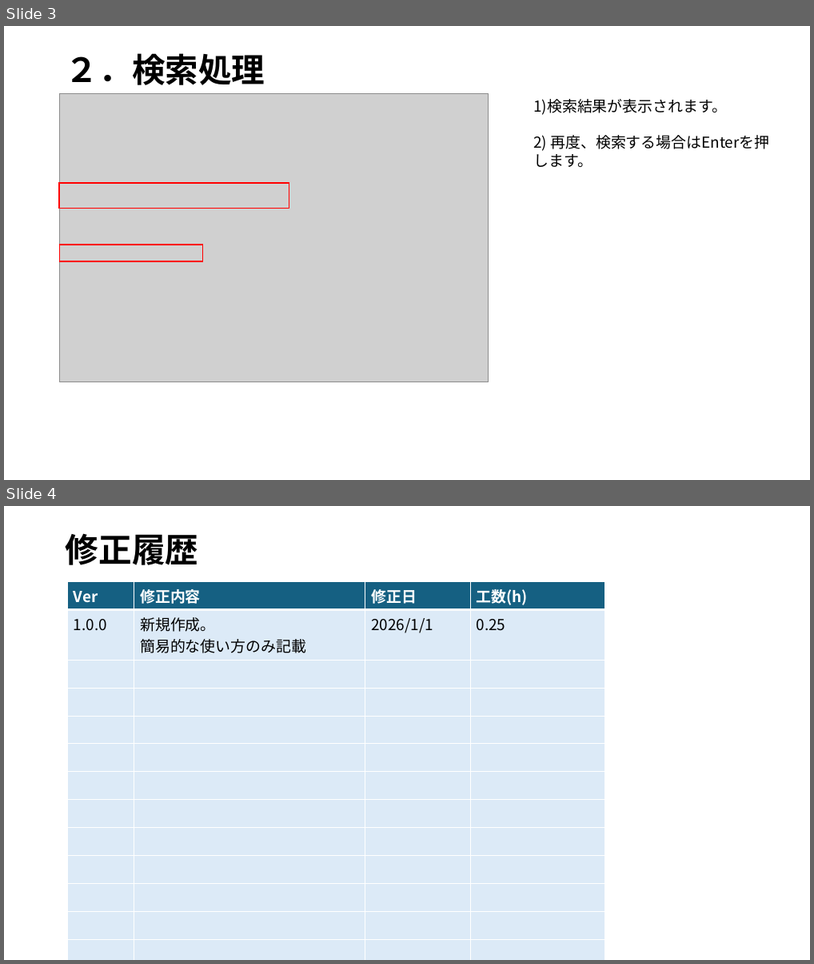
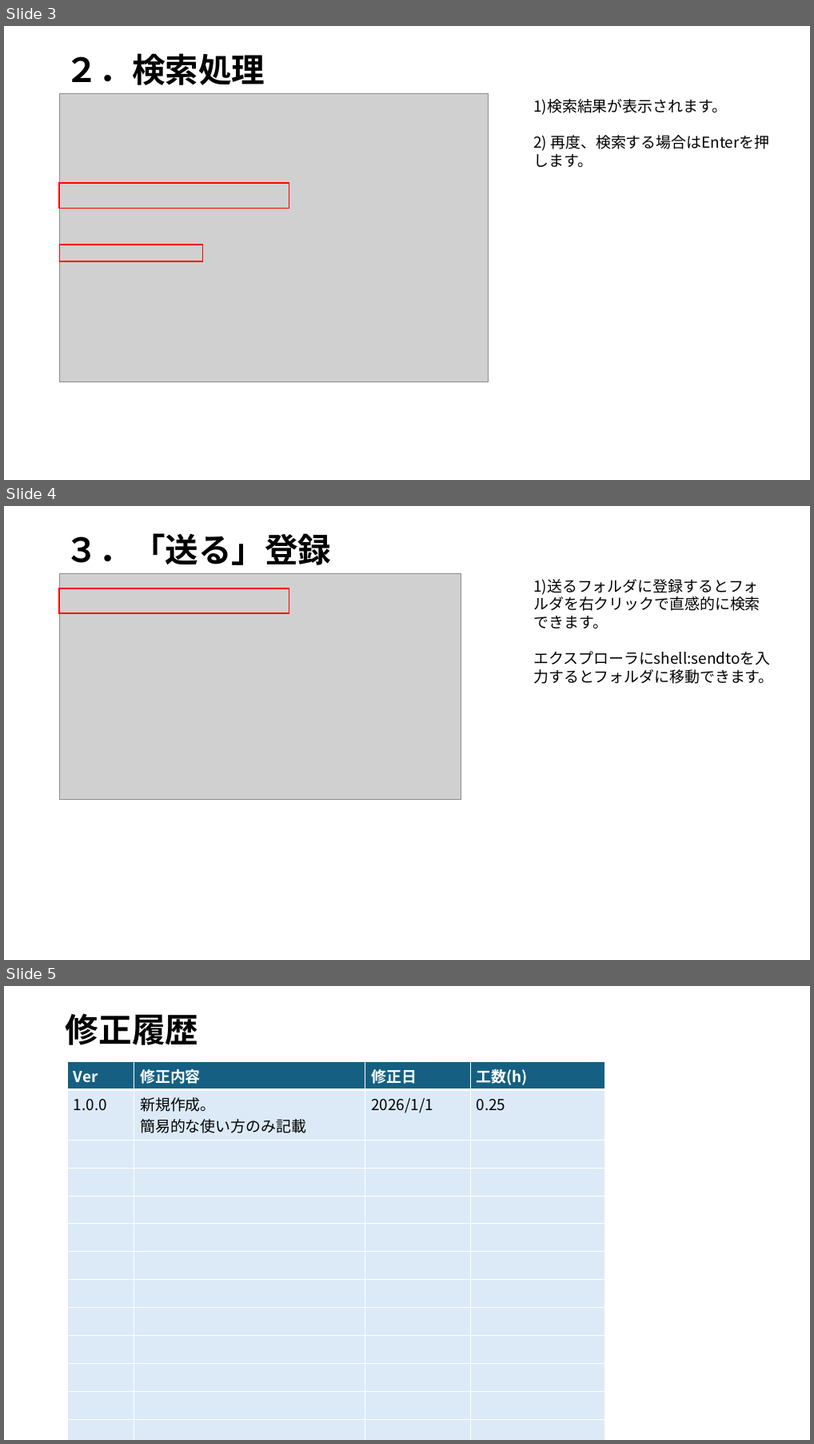
Before and after one commit to Test-Information/portfolio, a slide deck: 01_FileNameSearch/docs/01_How_to_use.pptx. Shown one above the other, each under a label of ours: slides 3 and 4 before the commit, slides 3, 4 and 5 after it. The pictures are 814x964 and 814x1444 pixels, drawn with LibreOffice and Linux fonts; fonts in the diff are those of the drawing; grey boxes stand for pictures. Boxes give left, top, right and bottom in pixels: in the first picture for what was removed or moved away, otherwise in the second. Text is boxed around its words. In the diff, an @@ line names an element or a change of style, - is before the commit and + after.

```diff
--- a/01_FileNameSearch/docs/01_How_to_use.pptx
+++ b/01_FileNameSearch/docs/01_How_to_use.pptx
@@ slide 4 added at [4, 506, 810, 960], background #FFFFFF @@
@@ title added at [66, 533, 332, 565], 39.6 pt, text #000000, bold @@
+３．「送る」登録
@@ picture added at [60, 574, 462, 800] @@
@@ rectangle added at [60, 588, 290, 614], outline #FF0000 1.5 pt @@
@@ text added at [534, 579, 774, 684], 18 pt, text #000000 @@
+1)送るフォルダに登録するとフォルダを右クリックで直感的に検索できます。
+エクスプローラにshell:sendtoを入力するとフォルダに移動できます。
@@ what was slide 4 is now slide 5 @@
```
Also in this commit, not shown: 3 other files.
